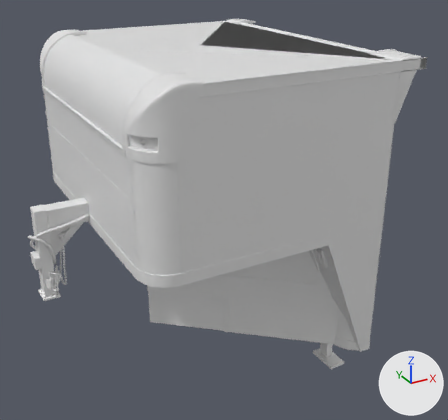
Renders of the glTF model public/models/Exterior/Front Style.glb from each side of a commit.
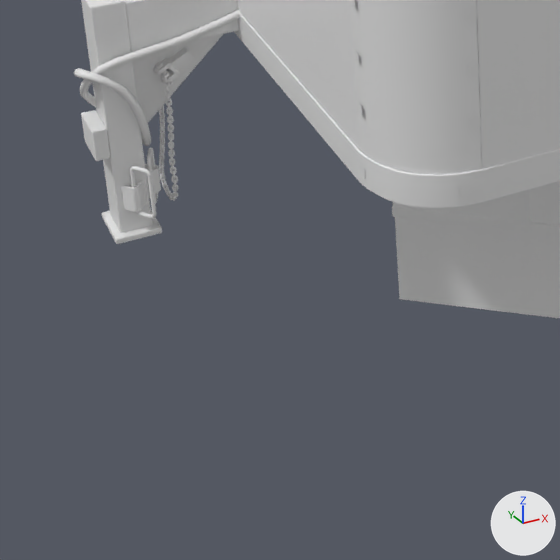
Each version appears first whole from a 50 mm lens placed at (-8.22, -4.63, 3.69), pointed at (-5.79, -0.2, 1.47), and next in a close-up on the part from 0% to 47% of the width and 50% to 100% of the height. The lights are fixed; the arrows at lower right show +X, +Y and +Z. The first two pictures are the older version. Where no turn or scale is listed for an object, it has been applied to the vertices. Vertices at exactly the same position are counted once.

The older version as bpy lines, for what is in view:
```python
ob_extended_v_nose = bpy.data.objects.new('Extended V-Nose', me_extended_v_nose)
ob_extended_v_nose.location = (0.0, 0.0, 0.0)
ob_gooseneck_8_5_28 = bpy.data.objects.new('Gooseneck 8.5×28', me_gooseneck_8_5_28)
ob_gooseneck_8_5_28.location = (0.0, 0.0, 0.0)
```
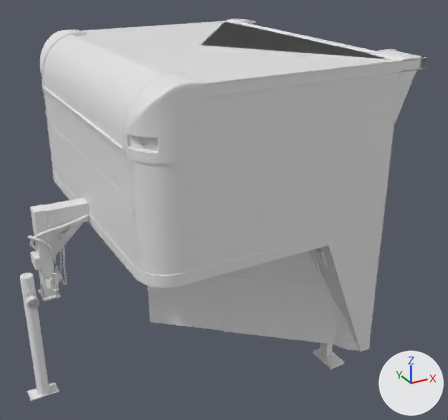
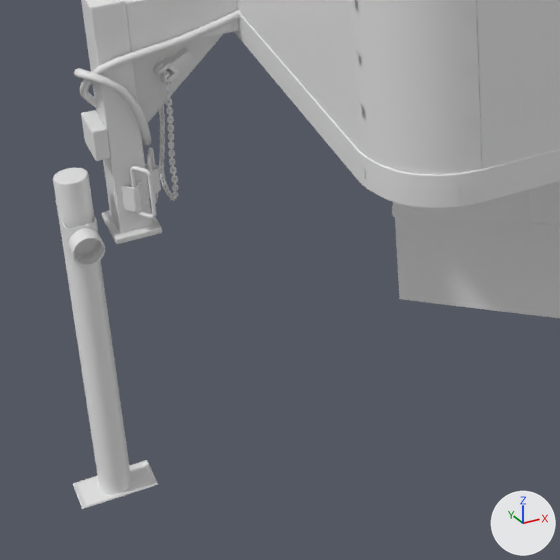
The edits, one by one:
me_extended_v_nose is used by ob_extended_v_nose; location (0.0, 0.0, 0.0).
me_extended_v_nose had 982 vertices, 1222 faces and spanned x -6.48..-4.7, y -1.3..1.3, z 0.4..2.88.
me_extended_v_nose now has 1521 vertices, 2230 faces and spans x -7.63..-4.7, y -1.3..1.3, z 0.0..2.88.
me_extended_v_nose part 1: a new loose piece of 99 vertices spanning x -7.56..-7.45, y -0.06..0.06, z 0.0..1.18, in mat_material (white #e7e7e7).
me_extended_v_nose part 2: a new loose piece of 56 vertices spanning x -7.55..-7.46, y -0.11..-0.04, z 0.94..1.03, in mat_material (white #e7e7e7).
me_extended_v_nose part 3: a new loose piece of 56 vertices spanning x -7.55..-7.46, y -0.14..-0.07, z 0.94..1.03, in mat_material (white #e7e7e7).
me_extended_v_nose part 4: a new loose piece of 32 vertices spanning x -7.55..-7.46, y -0.07..0.0, z 0.93..1.04, in mat_material (white #e7e7e7).
me_extended_v_nose part 5: a new loose piece of 16 vertices spanning x -7.63..-7.38, y -0.07..0.07, z 0.0..0.01, in mat_material (white #e7e7e7).
Other edits to the shape of me_extended_v_nose do not show in these pictures.
me_extended_v_nose gains material mat_material (white #e7e7e7).

Pixel boxes [x1, y1, x2, y2] of what changed, in the close-ups (560 x 560 px):
'Extended V-Nose', reshaped
    before: [392, 181, 560, 318]
    after: [53, 167, 560, 509]
part 1 of me_extended_v_nose, added
    after: [53, 167, 133, 496]
part 2 of me_extended_v_nose, added
    after: [74, 240, 102, 260]
part 3 of me_extended_v_nose, added
    after: [68, 228, 105, 266]
part 4 of me_extended_v_nose, added
    after: [62, 214, 98, 260]
part 5 of me_extended_v_nose, added
    after: [73, 460, 158, 509]
